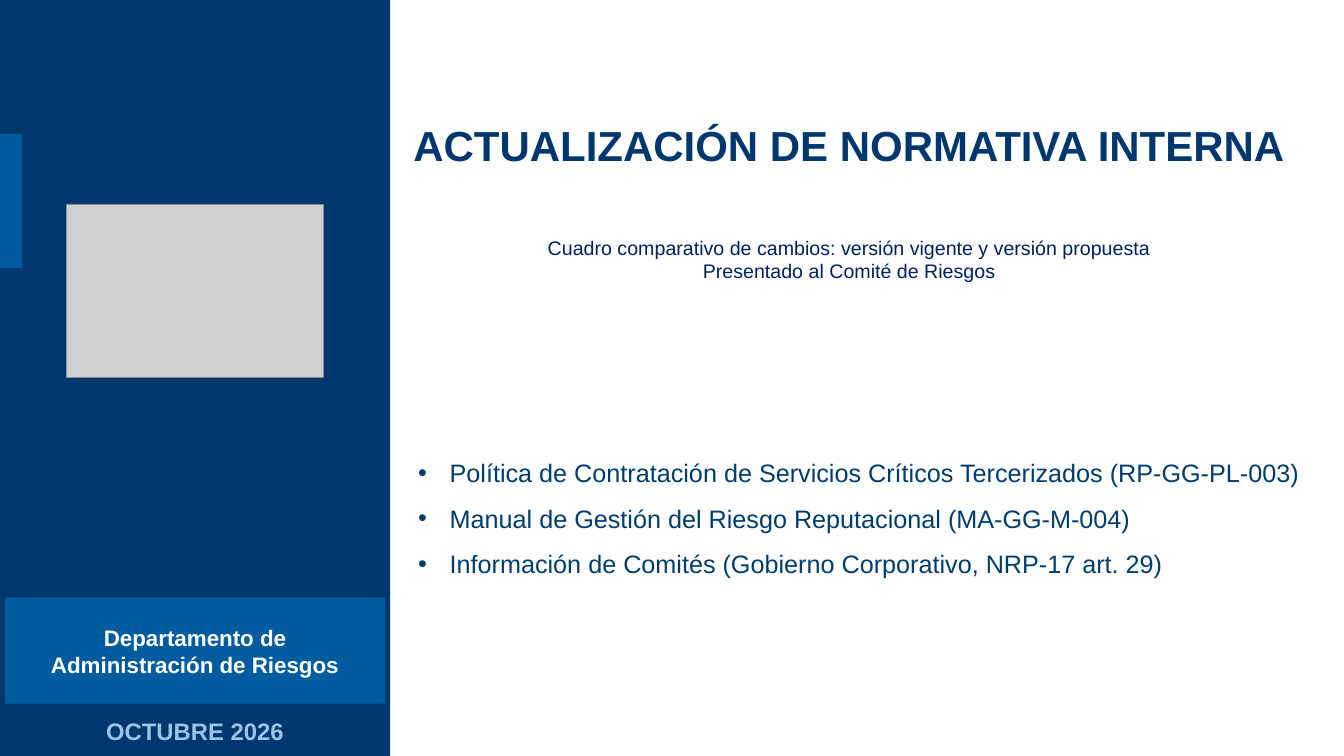
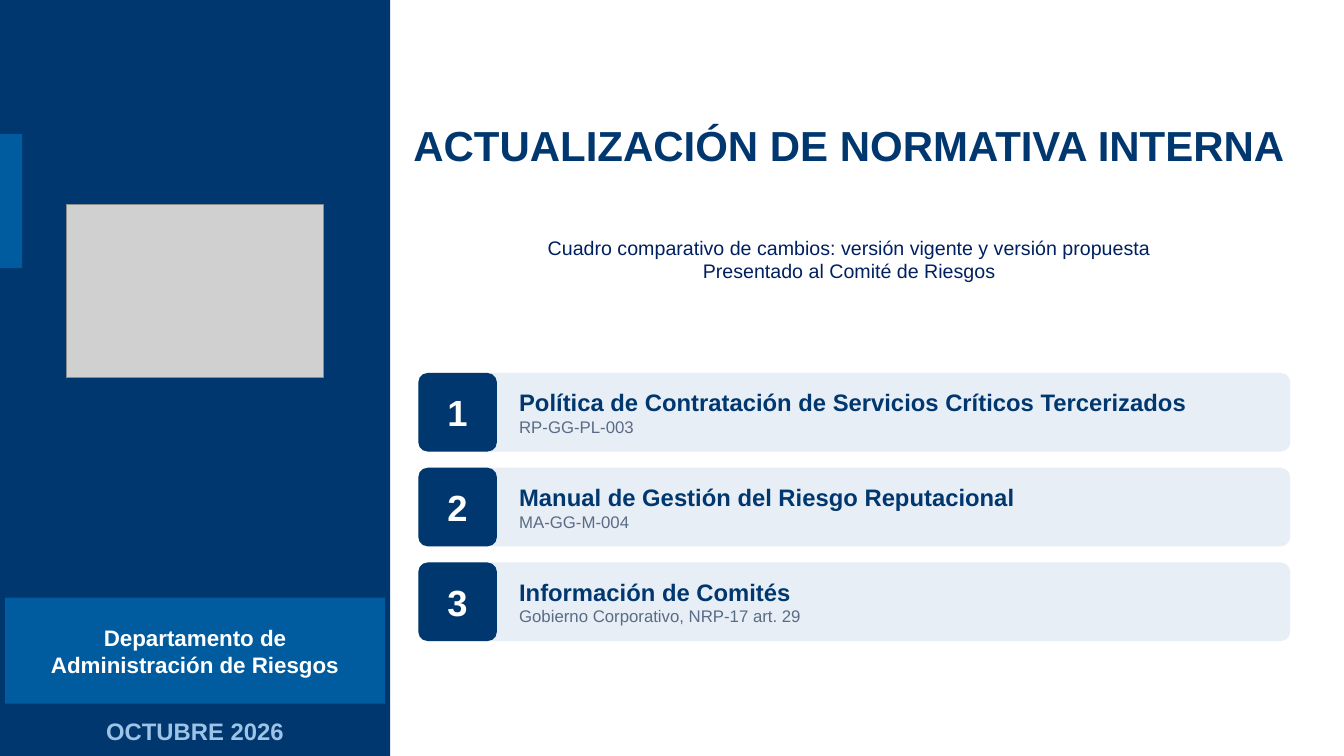
Before and after one commit to menjivar201280/riesgo, a slide deck: slide 1 of comparativo-comite-riesgos/Comparativo_Comite_Riesgos_V03_vs_V04.pptx. Drawn at 1344x756 pixels with LibreOffice and Linux fonts; fonts in the diff are those of the drawing; grey boxes stand for pictures. Boxes give left, top, right and bottom in pixels: in the first picture for what was removed or moved away, otherwise in the second. Text is boxed around its words. In the diff, an @@ line names an element or a change of style, - is before the commit and + after.

```diff
--- a/comparativo-comite-riesgos/Comparativo_Comite_Riesgos_V03_vs_V04.pptx
+++ b/comparativo-comite-riesgos/Comparativo_Comite_Riesgos_V03_vs_V04.pptx
@@ rounded rectangle added at [418,373,1291,452], fill #E8EEF6 @@
@@ rounded rectangle added at [418,373,497,452], fill #00376E, 26 pt, text #FFFFFF, bold @@
+1
@@ text added at [519,393,1186,433], 17 pt, text #00376E, bold @@
+Política de Contratación de Servicios Críticos Tercerizados
+RP-GG-PL-003
@@ rounded rectangle added at [418,468,1291,546], fill #E8EEF6 @@
@@ rounded rectangle added at [418,468,497,546], fill #00376E, 26 pt, text #FFFFFF, bold @@
+2
@@ text "Manual de Gestión del Riesgo ..." at [519,488,1015,528]: vertical alignment top to middle @@
@@ text at [519,488,1015,528]: text changed; size 18 to 17 pt; text colour #003D6F to #00376E; bold on @@
-• Política de Contratación de Servicios Críticos Tercerizados (RP-GG-PL-003)
-• Manual de Gestión del Riesgo Reputacional (MA-GG-M-004)
-• Información de Comités (Gobierno Corporativo, NRP-17 art. 29)
+Manual de Gestión del Riesgo Reputacional
+MA-GG-M-004
@@ rounded rectangle added at [418,563,1291,641], fill #E8EEF6 @@
@@ rounded rectangle added at [418,563,497,641], fill #00376E, 26 pt, text #FFFFFF, bold @@
+3
@@ text added at [519,583,801,626], 12 pt, text #5A6B85 @@
+Información de Comités
+Gobierno Corporativo, NRP-17 art. 29
```
Also in this commit, not shown: 1 other slide changed, 1 slide removed.
